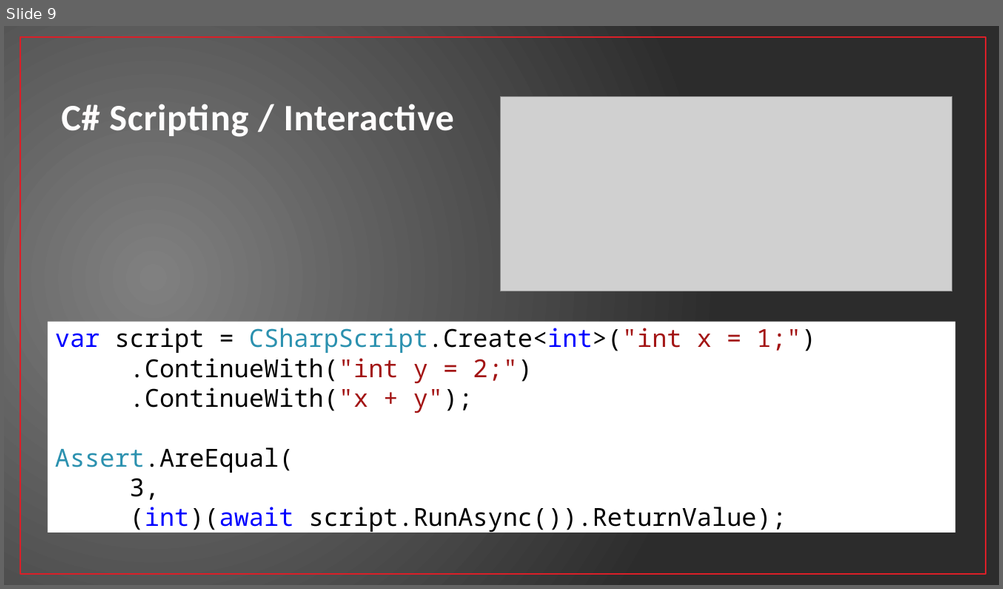
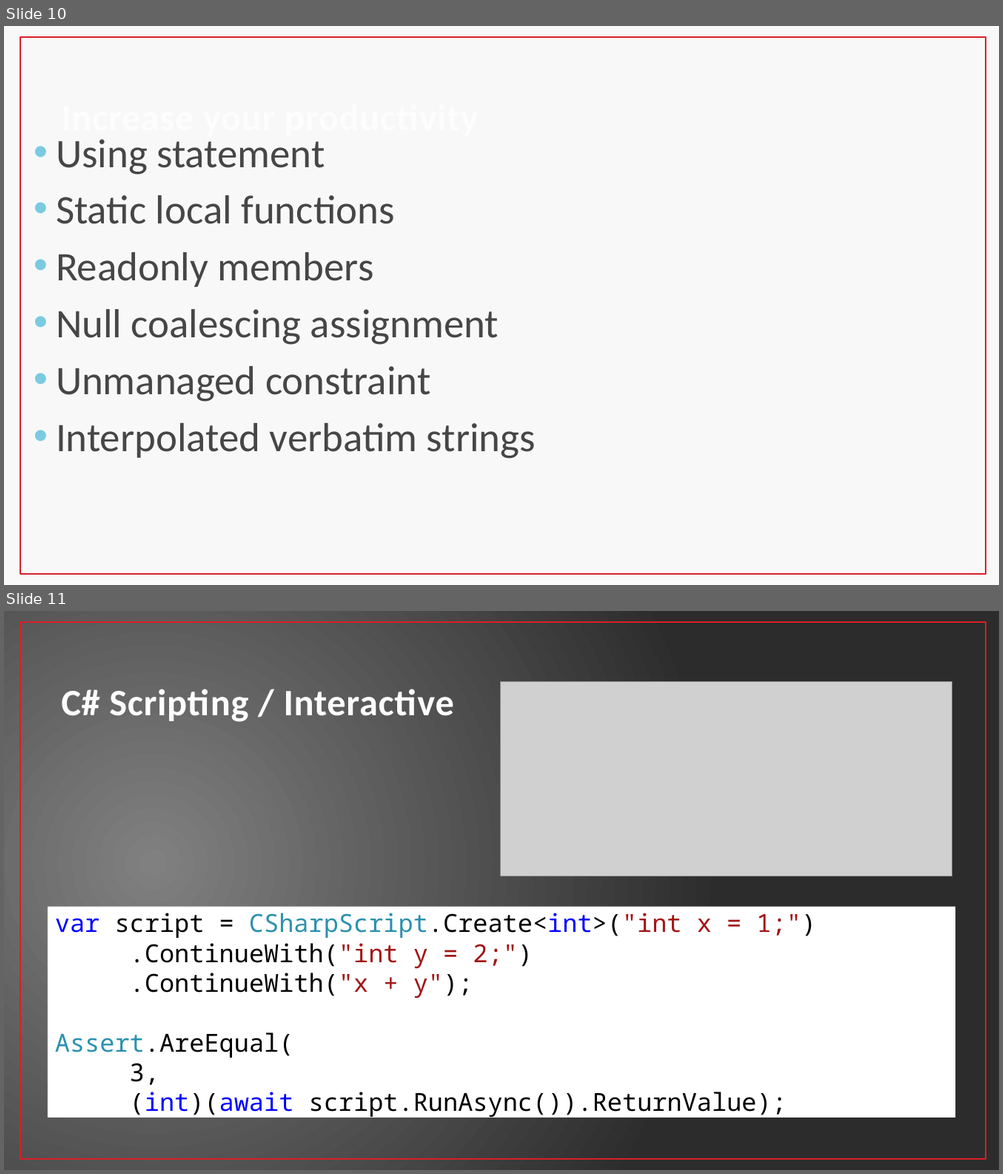
Before and after one commit to jwooley/RoslynAndYou, a slide deck: RoslynAndYou.pptx. Shown one above the other, each under a label of ours: slide 9 before the commit, slides 10 and 11 after it. The pictures are 1003x589 and 1003x1174 pixels, drawn with LibreOffice and Linux fonts; fonts in the diff are those of the drawing; grey boxes stand for pictures. Boxes give left, top, right and bottom in pixels: in the first picture for what was removed or moved away, otherwise in the second. Text is boxed around its words. In the diff, an @@ line names an element or a change of style, - is before the commit and + after.

```diff
--- a/RoslynAndYou.pptx
+++ b/RoslynAndYou.pptx
@@ slide 10 added at bbox=[4, 26, 999, 585], background #F8F8F8; not listed: 1 template element that a slide beside it also shows @@
@@ title added at bbox=[61, 95, 193, 140], 36 pt, text #FEFEFE, bold @@
+Increase your productivity
@@ text added at bbox=[56, 139, 535, 459], 39.2 pt, text #464646 @@
+• Using statement
+• Static local functions
+• Readonly members
+• Null coalescing assignment
+• Unmanaged constraint
+• Interpolated verbatim strings
@@ what was slide 9 is now slide 11 @@
```
Also in this commit, not shown: 9 slides changed, 2 other slides added, 1 slide removed.
